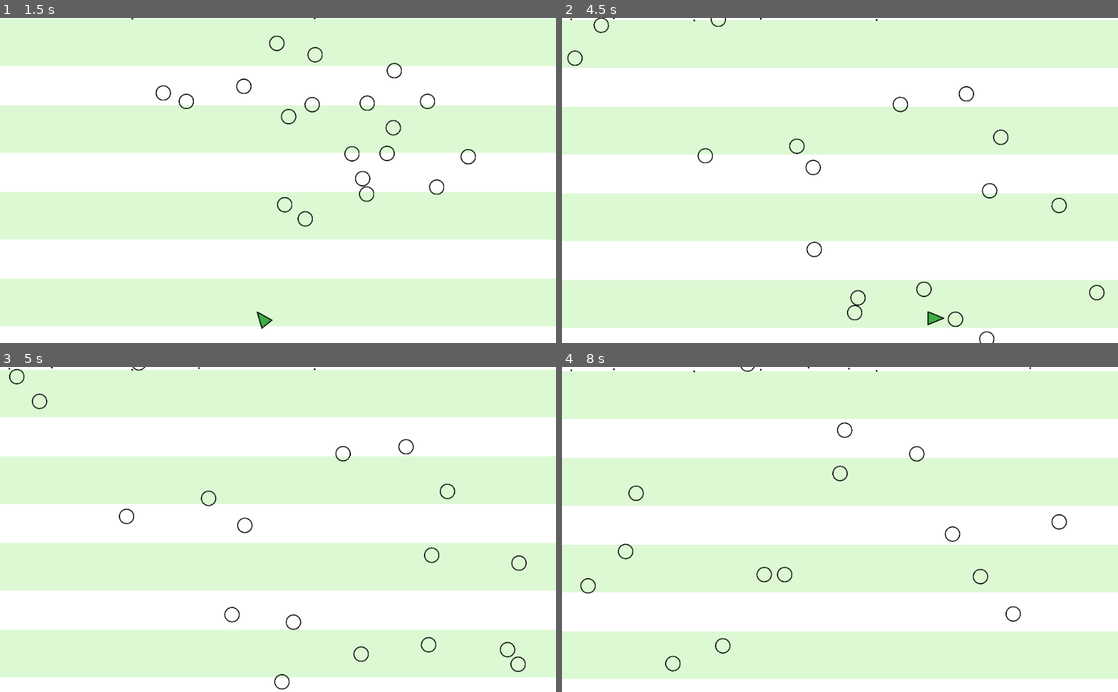
Above: before the commit, frames 1-4 (two rows, left to right).
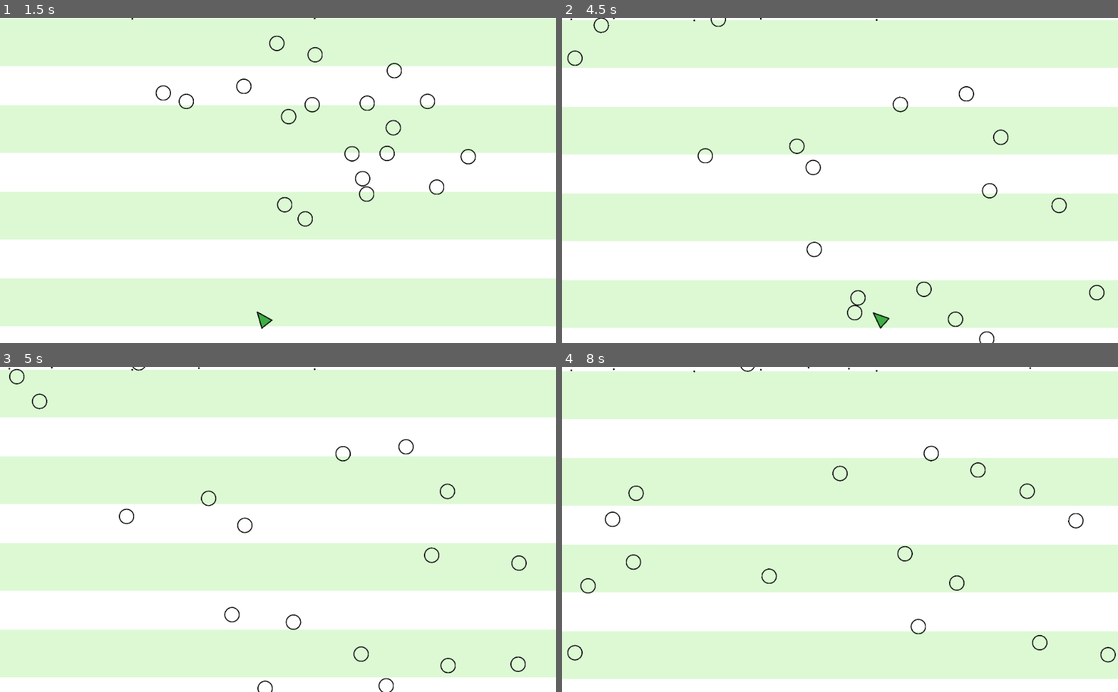
Above: after the commit, the same moments.

Repository: danieljohnson2/Shooty
Game: Godot game, scene res://Game.tscn
Two runs of this game, one before a commit and one after it. Both use one fixed random seed, a clock stepped at 60 frames per second and the inputs below.
Inputs (mouse positions are in pixels of both pictures, inside the frame that each line leads up to):
- Up to frame 1 (1.5 s): move the mouse to (400, 164) at 0.52 s; move the mouse to (166, 196) at 1.27 s
- Up to frame 2 (4.5 s): move the mouse to (895, 109) at 2.02 s; move the mouse to (812, 245) at 2.77 s; move the mouse to (1006, 229) at 3.52 s; move the mouse to (673, 131) at 4.27 s
- Up to frame 3 (5 s): no input
- Up to frame 4 (8 s): move the mouse to (867, 529) at 5.02 s; move the mouse to (756, 448) at 5.77 s; move the mouse to (962, 513) at 6.52 s; move the mouse to (728, 545) at 7.27 s

Frame 1 is identical in both runs. In frame 2, 0.2% of the frame differs, in the area x 55-69%, y 90-96%; in frame 3, 0.2%; in frame 4, 1.0%, in the area x 0-100%, y 16-94%.

Commit message:
Correct player facing; can't face down but no longer flips left and right

Diff:
--- a/Player.gd
+++ b/Player.gd
@@ -2,15 +2,23 @@
 
 export var speed = 200
 
+var right_angle = PI/2
+var deadzone_angle = PI/20
 
 onready var holeTemplate = preload("res://Hole.tscn")
 
 func _process(delta):
-	var rot = self.rotation + self.get_angle_to(get_global_mouse_position()) + PI/2
+	var rot = get_global_mouse_position().angle_to_point(self.global_position) + PI/2
 
-	self.rotation = max(-PI/2, min(rot, PI/2))
+	if rot < PI-deadzone_angle or rot > PI+deadzone_angle:
+		# Don't allow player to face downwards. We get angles from
+		# -PI/2 to 3/2*PI for some reason.
+		if rot > PI: rot = -right_angle
+		elif rot > PI/2: rot = right_angle
+		elif rot < -PI/2: rot = right_angle
 
-	self.position.x +=  (self.rotation) * delta * 200
+		self.rotation = rot
+		self.position.x += rot * delta * 200
 
 	if Input.is_action_just_pressed("ui_shoot"):
 		var hole = holeTemplate.instance()
